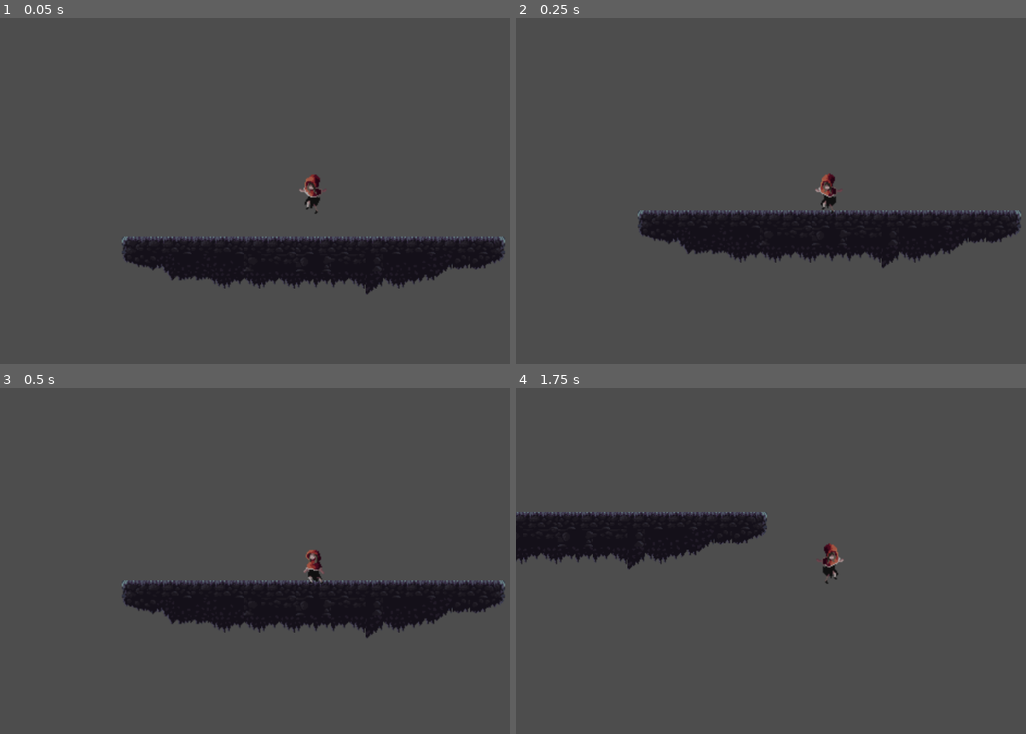
Above: before the commit, frames 1-4 (two rows, left to right).
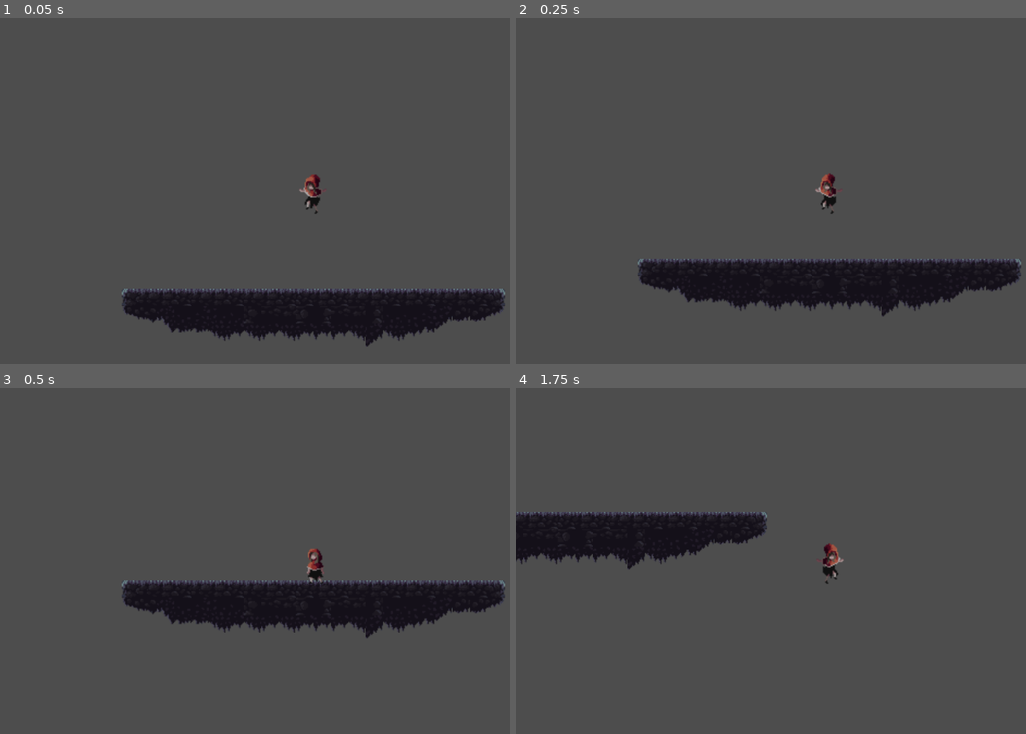
Above: after the commit, the same moments.

Repository: 50002/RaSeKoGameJam2
Game: Godot game, scene res://game.tscn
Two runs of this game, one before a commit and one after it. Both use one fixed random seed, a clock stepped at 60 frames per second and the inputs below.
Inputs:
- Up to frame 1 (0.05 s): no input
- Up to frame 2 (0.25 s): no input
- Up to frame 3 (0.5 s): no input
- Up to frame 4 (1.75 s): tap Enter (attack) at 0.5, 1.35 s; hold Enter (attack) 0.53-1.28 s; hold Right (ui_right) from 0.53 s (still down); tap Keypad Enter (ui_accept) at 0.77, 1.52 s

The runs differ from the first frame. In frame 1, 17% of the frame differs, in the area x 23-100%, y 63-96%; in frame 2, 17%; in frame 3, 0.1%; in frame 4, nothing differs.

Commit message:
Rhood fix

Diff:
--- a/darksurvival/PreAssets/RHood.tscn
+++ b/darksurvival/PreAssets/RHood.tscn
@@ -6,6 +6,7 @@
 [ext_resource type="Texture2D" uid="uid://covi6krxed7v1" path="res://PreAssets/itch light atk sheet-Sheet.png" id="3_02p1x"]
 [ext_resource type="Texture2D" uid="uid://b7uaowq5hu4f1" path="res://PreAssets/itch hurt 2 sheet-Sheet.png" id="3_86215"]
 [ext_resource type="Texture2D" uid="uid://pktrx1twofev" path="res://PreAssets/itch jump sheet-Sheet.png" id="4_yfxd8"]
+[ext_resource type="Texture2D" uid="uid://cf8ly26rvkmsa" path="res://PreAssets/itch run-Sheet sheet.png" id="7_dievl"]
 
 [sub_resource type="CapsuleShape2D" id="CapsuleShape2D_llkuv"]
 
@@ -841,100 +842,100 @@
 atlas = ExtResource("4_yfxd8")
 region = Rect2(0, 0, 80, 80)
 
-[sub_resource type="AtlasTexture" id="AtlasTexture_dxjh7"]
-atlas = ExtResource("3_86215")
+[sub_resource type="AtlasTexture" id="AtlasTexture_r1i5a"]
+atlas = ExtResource("7_dievl")
 region = Rect2(0, 0, 80, 80)
 
-[sub_resource type="AtlasTexture" id="AtlasTexture_0vcvo"]
-atlas = ExtResource("3_86215")
+[sub_resource type="AtlasTexture" id="AtlasTexture_nyspc"]
+atlas = ExtResource("7_dievl")
 region = Rect2(80, 0, 80, 80)
 
-[sub_resource type="AtlasTexture" id="AtlasTexture_x3wp0"]
-atlas = ExtResource("3_86215")
+[sub_resource type="AtlasTexture" id="AtlasTexture_m4lh4"]
+atlas = ExtResource("7_dievl")
 region = Rect2(160, 0, 80, 80)
 
-[sub_resource type="AtlasTexture" id="AtlasTexture_o2qsh"]
-atlas = ExtResource("3_86215")
+[sub_resource type="AtlasTexture" id="AtlasTexture_41ikp"]
+atlas = ExtResource("7_dievl")
 region = Rect2(240, 0, 80, 80)
 
-[sub_resource type="AtlasTexture" id="AtlasTexture_tl1oj"]
-atlas = ExtResource("3_86215")
+[sub_resource type="AtlasTexture" id="AtlasTexture_7e6pr"]
+atlas = ExtResource("7_dievl")
 region = Rect2(320, 0, 80, 80)
 
-[sub_resource type="AtlasTexture" id="AtlasTexture_66q2t"]
-atlas = ExtResource("3_86215")
+[sub_resource type="AtlasTexture" id="AtlasTexture_l88ku"]
+atlas = ExtResource("7_dievl")
 region = Rect2(400, 0, 80, 80)
 
-[sub_resource type="AtlasTexture" id="AtlasTexture_4pe0t"]
-atlas = ExtResource("3_86215")
+[sub_resource type="AtlasTexture" id="AtlasTexture_kedet"]
+atlas = ExtResource("7_dievl")
 region = Rect2(480, 0, 80, 80)
 
-[sub_resource type="AtlasTexture" id="AtlasTexture_ra4fj"]
-atlas = ExtResource("3_86215")
+[sub_resource type="AtlasTexture" id="AtlasTexture_nd383"]
+atlas = ExtResource("7_dievl")
 region = Rect2(560, 0, 80, 80)
 
-[sub_resource type="AtlasTexture" id="AtlasTexture_edpcj"]
-atlas = ExtResource("3_86215")
+[sub_resource type="AtlasTexture" id="AtlasTexture_etsfk"]
+atlas = ExtResource("7_dievl")
 region = Rect2(640, 0, 80, 80)
 
-[sub_resource type="AtlasTexture" id="AtlasTexture_slr8k"]
-atlas = ExtResource("3_86215")
+[sub_resource type="AtlasTexture" id="AtlasTexture_8fd1e"]
+atlas = ExtResource("7_dievl")
 region = Rect2(720, 0, 80, 80)
 
-[sub_resource type="AtlasTexture" id="AtlasTexture_e2j2p"]
-atlas = ExtResource("3_86215")
+[sub_resource type="AtlasTexture" id="AtlasTexture_m7r5s"]
+atlas = ExtResource("7_dievl")
 region = Rect2(800, 0, 80, 80)
 
-[sub_resource type="AtlasTexture" id="AtlasTexture_mkt6o"]
-atlas = ExtResource("3_86215")
+[sub_resource type="AtlasTexture" id="AtlasTexture_uoa2y"]
+atlas = ExtResource("7_dievl")
 region = Rect2(880, 0, 80, 80)
 
-[sub_resource type="AtlasTexture" id="AtlasTexture_s0b03"]
-atlas = ExtResource("3_86215")
+[sub_resource type="AtlasTexture" id="AtlasTexture_q5pf0"]
+atlas = ExtResource("7_dievl")
 region = Rect2(960, 0, 80, 80)
 
-[sub_resource type="AtlasTexture" id="AtlasTexture_m1fle"]
-atlas = ExtResource("3_86215")
+[sub_resource type="AtlasTexture" id="AtlasTexture_5pjru"]
+atlas = ExtResource("7_dievl")
 region = Rect2(1040, 0, 80, 80)
 
-[sub_resource type="AtlasTexture" id="AtlasTexture_3n44h"]
-atlas = ExtResource("3_86215")
+[sub_resource type="AtlasTexture" id="AtlasTexture_n2ggf"]
+atlas = ExtResource("7_dievl")
 region = Rect2(1120, 0, 80, 80)
 
-[sub_resource type="AtlasTexture" id="AtlasTexture_fxlc0"]
-atlas = ExtResource("3_86215")
+[sub_resource type="AtlasTexture" id="AtlasTexture_ldrjc"]
+atlas = ExtResource("7_dievl")
 region = Rect2(1200, 0, 80, 80)
 
-[sub_resource type="AtlasTexture" id="AtlasTexture_cm678"]
-atlas = ExtResource("3_86215")
+[sub_resource type="AtlasTexture" id="AtlasTexture_8ttp6"]
+atlas = ExtResource("7_dievl")
 region = Rect2(1280, 0, 80, 80)
 
-[sub_resource type="AtlasTexture" id="AtlasTexture_3rm8v"]
-atlas = ExtResource("3_86215")
+[sub_resource type="AtlasTexture" id="AtlasTexture_lb8bw"]
+atlas = ExtResource("7_dievl")
 region = Rect2(1360, 0, 80, 80)
 
-[sub_resource type="AtlasTexture" id="AtlasTexture_p5h2u"]
-atlas = ExtResource("3_86215")
+[sub_resource type="AtlasTexture" id="AtlasTexture_i7rwe"]
+atlas = ExtResource("7_dievl")
 region = Rect2(1440, 0, 80, 80)
 
-[sub_resource type="AtlasTexture" id="AtlasTexture_a4yek"]
-atlas = ExtResource("3_86215")
+[sub_resource type="AtlasTexture" id="AtlasTexture_6nxc5"]
+atlas = ExtResource("7_dievl")
 region = Rect2(1520, 0, 80, 80)
 
-[sub_resource type="AtlasTexture" id="AtlasTexture_2jdqy"]
-atlas = ExtResource("3_86215")
+[sub_resource type="AtlasTexture" id="AtlasTexture_4rlbf"]
+atlas = ExtResource("7_dievl")
 region = Rect2(1600, 0, 80, 80)
 
-[sub_resource type="AtlasTexture" id="AtlasTexture_mrixa"]
-atlas = ExtResource("3_86215")
+[sub_resource type="AtlasTexture" id="AtlasTexture_81nhu"]
+atlas = ExtResource("7_dievl")
 region = Rect2(1680, 0, 80, 80)
 
-[sub_resource type="AtlasTexture" id="AtlasTexture_ra7hm"]
-atlas = ExtResource("3_86215")
+[sub_resource type="AtlasTexture" id="AtlasTexture_whur2"]
+atlas = ExtResource("7_dievl")
 region = Rect2(1760, 0, 80, 80)
 
-[sub_resource type="AtlasTexture" id="AtlasTexture_0q1r2"]
-atlas = ExtResource("3_86215")
+[sub_resource type="AtlasTexture" id="AtlasTexture_fdfej"]
+atlas = ExtResource("7_dievl")
 region = Rect2(1840, 0, 80, 80)
 
 [sub_resource type="AtlasTexture" id="AtlasTexture_00m4v"]
--- a/darksurvival/PreAssets/r_hood.gd
+++ b/darksurvival/PreAssets/r_hood.gd
@@ -44,14 +44,14 @@
 		#landing.start()
 		#timer.start()
 
-
+	#attacking Hitbox
 	if animation.get_frame() in [2, 3, 4, 9, 10,11, 16, 17, 18] and state == 1:
 		hitbox.disabled = false
 	else:
 		hitbox.disabled = true
 
 
-	#print(str(state))
+	print(str(state))
 
 	# Get the input direction and handle the movement/deceleration.
 	# As good practice, you should replace UI actions with custom gameplay actions.
@@ -64,13 +64,13 @@
 	elif Input.is_action_pressed("ui_left"):
 		capsule.scale = Vector2(-1.0, 1.0)
 
-
+	#Attack animation
 	if Input.is_action_pressed("attack") and is_on_floor():
 		animation.play("attack")
 		state = 1
 	elif state == 1:
 		state = 0
-
+	#Fall and landing animations
 	if is_on_floor() and fall_state == 2:
 		animation.play("landing")
 
@@ -79,15 +79,15 @@
 
 	if jump_var == false and is_on_floor() == false:
 		animation.play("fall")
-
+	#Movement
 	elif direction and state not in  [1, 3, 4]:
 		velocity.x = direction * SPEED
-
+	#Movement animation
 		if is_on_floor():
 				animation.play("run")
 				if state != 2:
 					state = 5
-
+	#death
 	elif state == 4:
 		animation.play("ded")
 
--- a/darksurvival/game.tscn
+++ b/darksurvival/game.tscn
@@ -293,7 +293,8 @@
 5:15/0 = 0
 
 [sub_resource type="TileSet" id="TileSet_33mpf"]
-physics_layer_0/collision_layer = 1
+physics_layer_0/collision_layer = 128
+physics_layer_0/collision_mask = 128
 sources/0 = SubResource("TileSetAtlasSource_ym2ry")
 
 [node name="Game" type="Node2D"]
@@ -307,4 +308,4 @@
 tile_set = SubResource("TileSet_33mpf")
 
 [node name="CharacterBody2D" parent="." instance=ExtResource("2_je5ht")]
-position = Vector2(0, -40)
+position = Vector2(0, -88)
Binary file added: darksurvival/PreAssets/Agis/Agis.png
Not shown, added: darksurvival/PreAssets/Agis/Agis.png.import
Not shown: 2 places in darksurvival/PreAssets/RHood.tscn that only renumber resources
